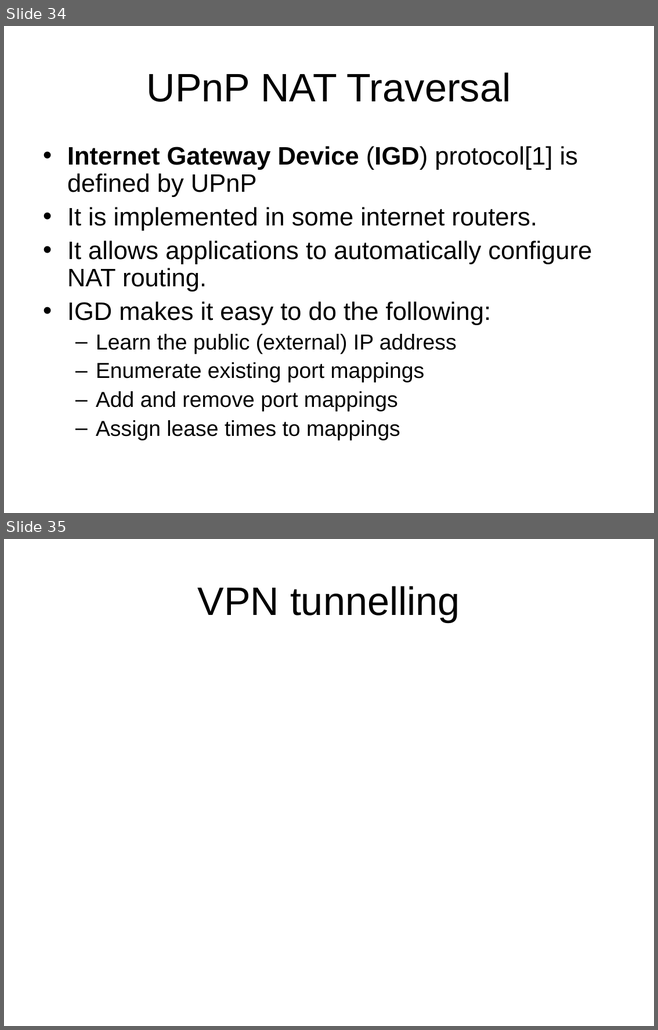
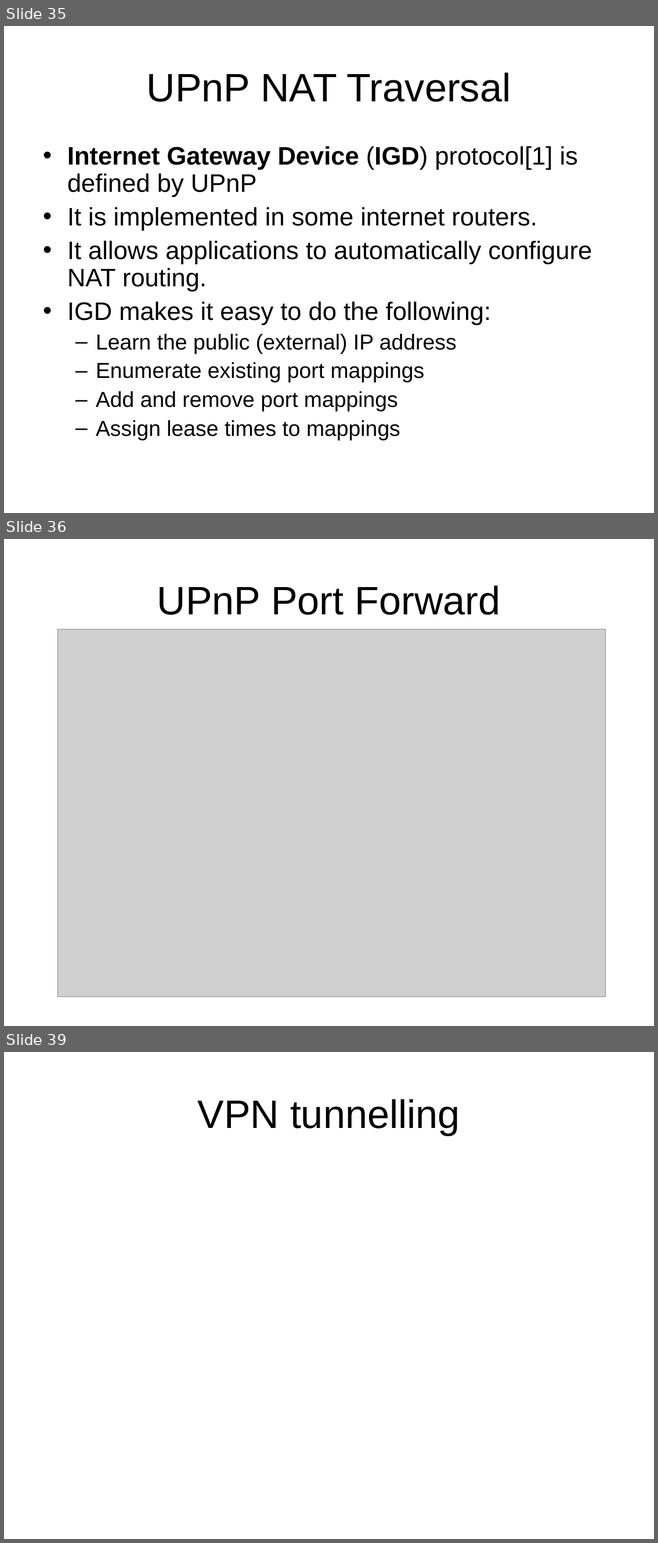
Before and after one commit to BackupTheBerlios/p2p-mentor, a slide deck: slide/nat-p2p.ppt. Shown one above the other, each under a label of ours: slides 34 and 35 before the commit, slides 35, 36 and 39 after it; the slides between them are not shown. The pictures are 658x1030 and 658x1543 pixels, drawn with LibreOffice and Linux fonts; fonts in the diff are those of the drawing; grey boxes stand for pictures. Boxes give left, top, right and bottom in pixels: in the first picture for what was removed or moved away, otherwise in the second. Text is boxed around its words. In the diff, an @@ line names an element or a change of style, - is before the commit and + after.

```diff
--- a/slide/nat-p2p.ppt
+++ b/slide/nat-p2p.ppt
@@ slide 36 added at (x1=4, y1=539, x2=654, y2=1026), background #FFFFFF @@
@@ title added at (x1=157, y1=585, x2=500, y2=615), 44 pt, text #000000 @@
+UPnP Port Forward
@@ picture added at (x1=58, y1=629, x2=605, y2=997) @@
@@ what was slide 34 is now slide 35 @@
@@ what was slide 35 is now slide 39 @@
```
Also in this commit, not shown: 1 slide changed, 4 other slides added, 1 slide removed.
